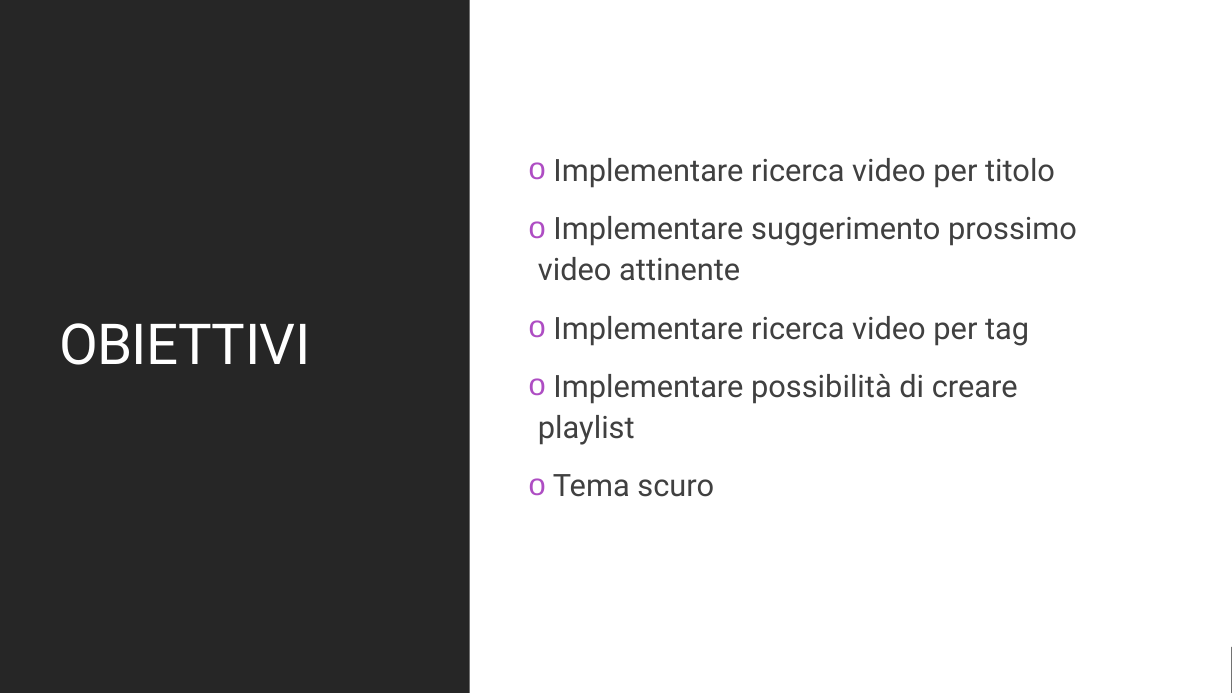
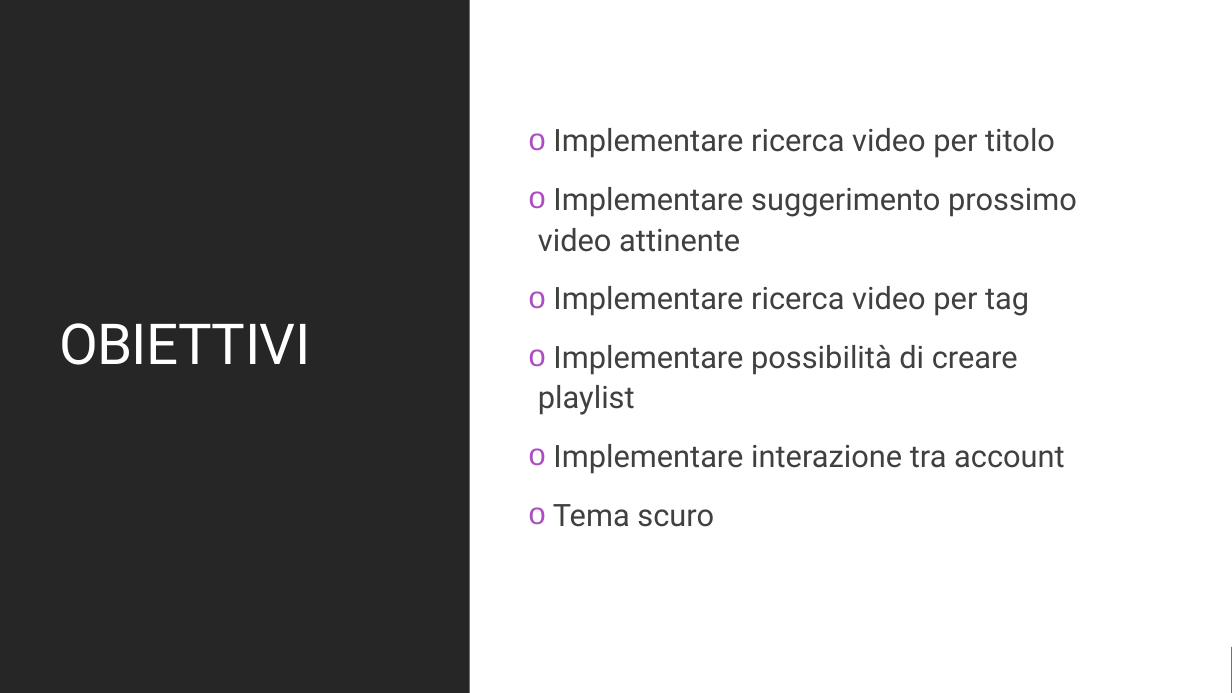
Before and after one commit to PirottaNicola/TC-Mproject_Boffelli_Pirotta, a slide deck: slide 4 of Preparation files/MyTEDx Presentazione.pptx. Drawn at 1232x693 pixels with LibreOffice and Linux fonts; fonts in the diff are those of the drawing. Boxes give left, top, right and bottom in pixels: in the first picture for what was removed or moved away, otherwise in the second. Text is boxed around its words. In the diff, an @@ line names an element or a change of style, - is before the commit and + after.

```diff
--- a/Preparation files/MyTEDx Presentazione.pptx
+++ b/Preparation files/MyTEDx Presentazione.pptx
@@ text at box(553, 444, 1065, 474): paragraph added @@
+o Implementare interazione tra account
```
Also in this commit, not shown: 3 other slides changed, 2 slides added, 1 other file.
